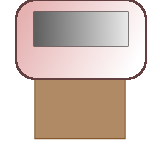
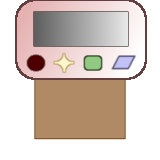
Layered file, before and after one edit (w=160, h=160). Changes by layer:
added layer "topping_buttons" above "cream_oven_buttons" over [26, 52, 137, 74]
